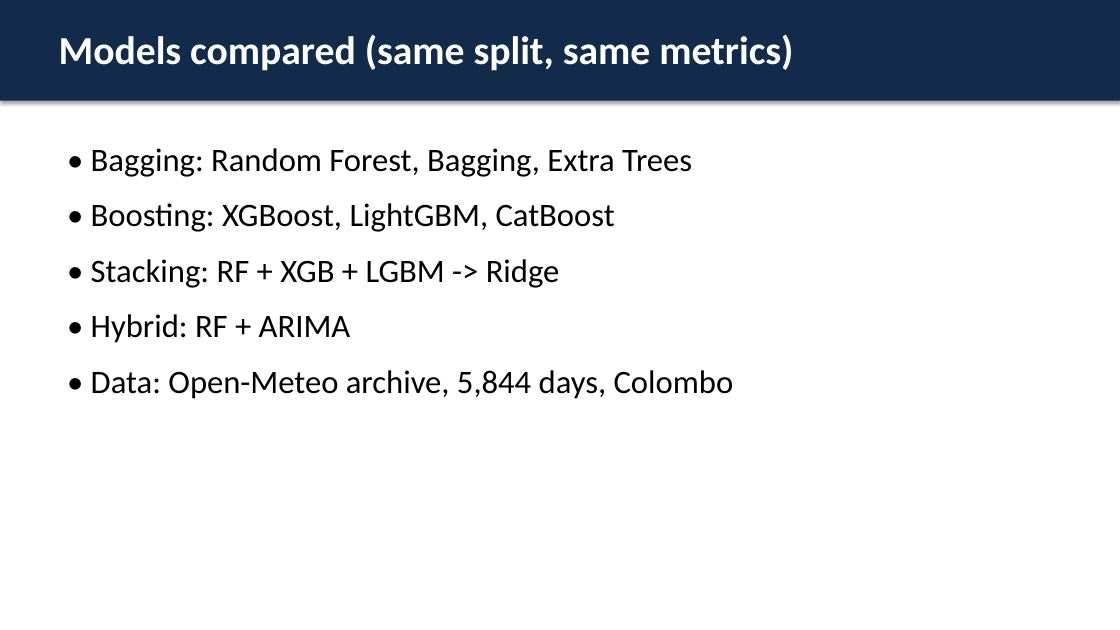
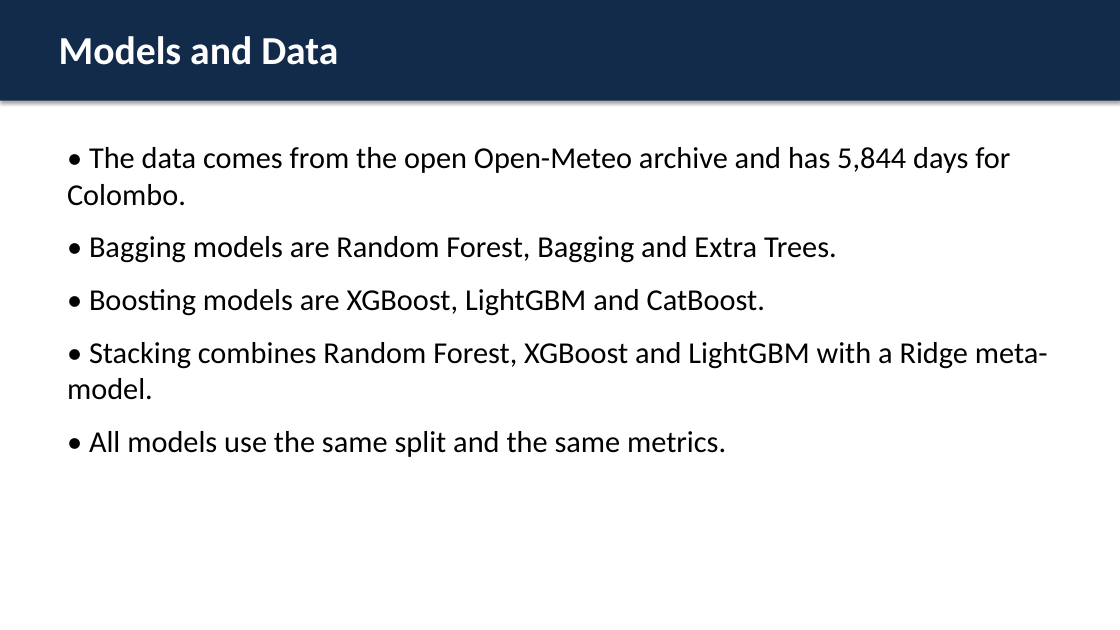
Before and after one commit to Dimashi2002/ensemble-learning-dashboard-lk, a slide deck: slide 3 of slides/Presentation.pptx. Drawn at 1120x630 pixels with LibreOffice and Linux fonts; fonts in the diff are those of the drawing. Boxes give left, top, right and bottom in pixels: in the first picture for what was removed or moved away, otherwise in the second. Text is boxed around its words. In the diff, an @@ line names an element or a change of style, - is before the commit and + after.

```diff
--- a/slides/Presentation.pptx
+++ b/slides/Presentation.pptx
@@ text at box(59, 36, 338, 65): text changed @@
-Models compared (same split, same metrics)
+Models and Data
@@ text at box(67, 147, 1048, 457): text changed; size 28 to 26 pt @@
-• Bagging: Random Forest, Bagging, Extra Trees
-• Boosting: XGBoost, LightGBM, CatBoost
-• Stacking: RF + XGB + LGBM -> Ridge
-• Hybrid: RF + ARIMA
-• Data: Open-Meteo archive, 5,844 days, Colombo
+• The data comes from the open Open-Meteo archive and has 5,844 days for Colombo.
+• Bagging models are Random Forest, Bagging and Extra Trees.
+• Boosting models are XGBoost, LightGBM and CatBoost.
+• Stacking combines Random Forest, XGBoost and LightGBM with a Ridge meta-model.
+• All models use the same split and the same metrics.
```
Also in this commit, not shown: 4 other slides changed, 2 other files.
